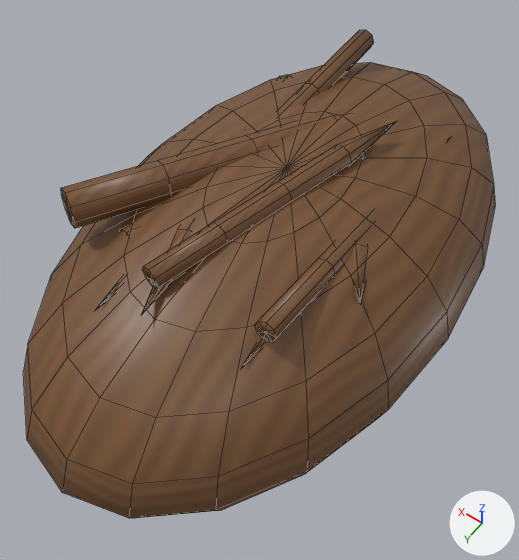
What one commit did to the Blender file models/Zones/02_River/BeaverDam/BeaverDam.blend.
Camera for both pictures: a camera (50 mm lens) standing at (-1.81, 2.82, 3.88) and looking at (0.03, 0.25, -0.15). Lighting does not change. The marker at lower right points along +X, +Y and +Z. The older version comes first. Mesh edges are drawn as thin lines.

Objects in the first picture: 'BeaverDam'.
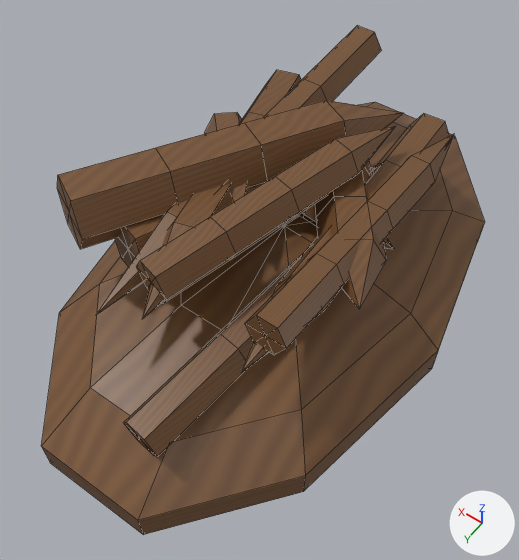
The change, as a diff of the scene's bpy script:
```diff
--- a/models/Zones/02_River/BeaverDam/BeaverDam.blend.py
+++ b/models/Zones/02_River/BeaverDam/BeaverDam.blend.py
@@ me_beaverdam @@
 # used by ob_beaverdam; location = (0.0, 0.0, 0.0)
-me_beaverdam.from_pydata(...)  # 556 vertices, 640 faces; spans x -1.3..1.3, y -2.2..2.2, z -0.85..0.85
+me_beaverdam.from_pydata(...)  # 348 vertices, 400 faces; spans x -1.27..1.27, y -2.04..2.04, z -0.89..0.89
+# me_beaverdam part 1: a new loose piece, a UV sphere (10 segments, 7 rings, poles along z) spanning x -1.27..1.27, y -2.04..2.04, z -0.89..0.21, in mat_beaverdam_mat (picture img_beaverdam_texture)
+# me_beaverdam part 2: the loose piece of 34 vertices spanning x -0.87..0.12, y -0.78..0.52, z 0.34..0.64 is rebuilt with 26 vertices and now spans x -0.87..0.2, y -0.84..0.52, z 0.23..0.67
+# me_beaverdam part 3: the loose piece of 34 vertices spanning x -0.72..0.51, y -0.29..-0.02, z 0.26..0.69 is rebuilt with 26 vertices and now spans x -0.72..0.53, y -0.36..0.05, z 0.18..0.7
+# me_beaverdam part 4: the loose piece of 34 vertices spanning x -0.36..0.22, y -0.77..1.16, z 0.62..0.84 is rebuilt with 26 vertices and now spans x -0.38..0.29, y -0.77..1.18, z 0.53..0.85
+# me_beaverdam part 5: the loose piece of 34 vertices spanning x 0.06..0.97, y -0.6..0.41, z 0.18..0.64 is rebuilt with 26 vertices and now spans x 0.06..1.03, y -0.66..0.41, z 0.08..0.65
+# me_beaverdam part 6: the loose piece of 34 vertices spanning x -0.62..-0.12, y -1.17..1.76, z 0.06..0.5 is rebuilt with 26 vertices and now spans x -0.67..-0.05, y -1.17..1.77, z -0.03..0.5
+# me_beaverdam part 7: the loose piece of 34 vertices spanning x 0.03..0.83, y -1.13..1.36, z 0.28..0.7 is rebuilt with 26 vertices and now spans x 0.03..0.91, y -1.16..1.36, z 0.18..0.72
+# me_beaverdam part 8: the loose piece of 34 vertices spanning x -0.23..1.01, y -1.18..1.09, z 0.47..0.85 is rebuilt with 26 vertices and now spans x -0.23..1.11, y -1.18..1.14, z 0.35..0.89
+# me_beaverdam part 9: the loose piece of 34 vertices spanning x -0.03..0.66, y -0.98..0.95, z 0.25..0.61 is rebuilt with 26 vertices and now spans x -0.08..0.75, y -0.98..0.98, z 0.14..0.64
+# me_beaverdam part 10: the loose piece of 34 vertices spanning x -0.66..-0.51, y -1.32..1.05, z 0.43..0.75 is rebuilt with 26 vertices and now spans x -0.73..-0.44, y -1.32..1.06, z 0.35..0.76
+# me_beaverdam part 11: the loose piece of 34 vertices spanning x -0.62..-0.36, y -1.24..1.25, z 0.35..0.6 is rebuilt with 26 vertices and now spans x -0.69..-0.28, y -1.25..1.25, z 0.25..0.61
+# me_beaverdam part 12: the loose piece of 34 vertices spanning x 0.27..0.46, y -1.63..1.43, z 0.49..0.73 is rebuilt with 26 vertices and now spans x 0.2..0.53, y -1.63..1.43, z 0.4..0.74
+# me_beaverdam part 13
+# 182 vertices are removed from x -1.3..1.3, y -2.2..2.2, z -0.85..0.75
+# 200 faces are deleted
+# me_beaverdam part 14: the surface is now shaded flat
 me_beaverdam.materials.append(mat_beaverdam_mat)
```

Pixel boxes (x1, y1, x2, y2) of what changed, in the pictures (519 x 560 px):
'BeaverDam', reshaped
    before: (24, 30, 495, 518)
    after: (41, 25, 485, 535)
part 1 of me_beaverdam, added (brown)
    after: (41, 102, 485, 535)
part 2 of me_beaverdam, rebuilt
    before: (353, 242, 366, 304)
    after: (315, 161, 386, 309)
part 3 of me_beaverdam, rebuilt (not visible before)
    after: (299, 204, 394, 249)
part 4 of me_beaverdam, rebuilt (7% taller)
    before: (142, 121, 397, 288)
    after: (136, 126, 396, 304)
part 5 of me_beaverdam, rebuilt (not visible before)
    after: (205, 112, 259, 203)
part 6 of me_beaverdam, rebuilt (not visible before)
    after: (123, 142, 450, 457)
part 7 of me_beaverdam, rebuilt (mostly hidden before)
    before: (141, 75, 290, 315)
    after: (142, 70, 302, 319)
part 8 of me_beaverdam, rebuilt
    before: (61, 114, 341, 228)
    after: (57, 100, 403, 249)
part 9 of me_beaverdam, rebuilt (mostly hidden before)
    before: (120, 226, 134, 237)
    after: (115, 215, 164, 267)
part 10 of me_beaverdam, rebuilt
    before: (255, 223, 365, 342)
    after: (245, 133, 455, 355)
part 11 of me_beaverdam, rebuilt (mostly hidden before)
    before: (240, 340, 265, 370)
    after: (241, 113, 449, 373)
part 12 of me_beaverdam, rebuilt
    before: (96, 30, 374, 310)
    after: (95, 25, 381, 316)
part 13 of me_beaverdam, deleted (brown)
    before: (24, 62, 495, 518)
